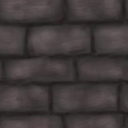
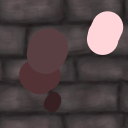
Comparing the layer stacks of the two 128 x 128 images. Changes:
added layer "palette" above "Copy of dark" over [19, 11, 124, 113]
